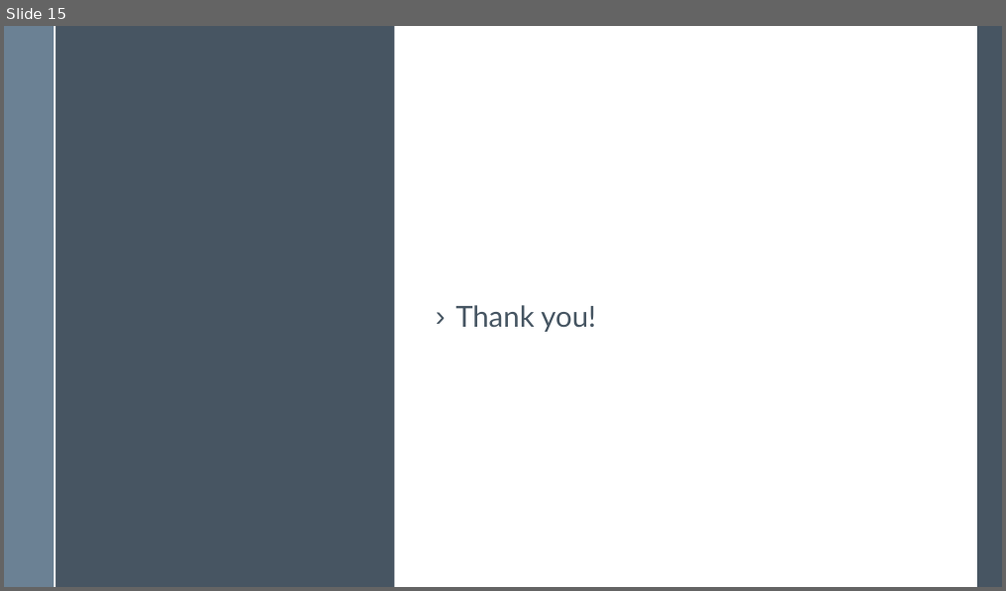
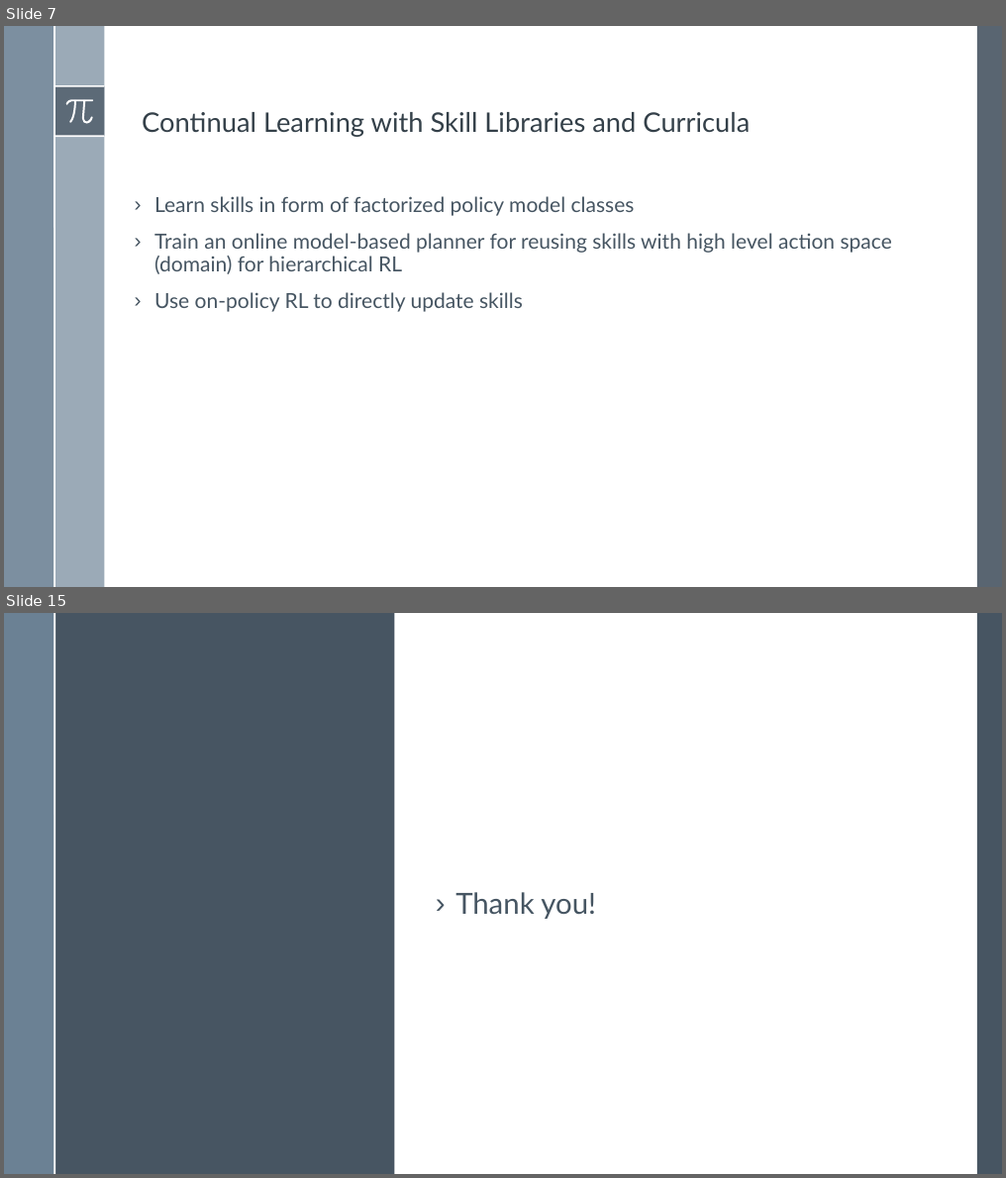
Before and after one commit to BardiaMojra/presentations, a slide deck: _01_template/presentation.odp. Shown one above the other, each under a label of ours: slide 15 before the commit, slides 7 and 15 after it; the slides between them are not shown. The pictures are 1006x591 and 1006x1178 pixels, drawn with LibreOffice and Linux fonts; fonts in the diff are those of the drawing. Boxes give left, top, right and bottom in pixels: in the first picture for what was removed or moved away, otherwise in the second. Text is boxed around its words. In the diff, an @@ line names an element or a change of style, - is before the commit and + after.

```diff
--- a/_01_template/presentation.odp
+++ b/_01_template/presentation.odp
@@ slide 7 added at <box>4,26,1002,587</box>, background #FFFFFF; not listed: 6 template elements that a slide beside it also shows @@
@@ rectangle added at <box>977,26,1002,587</box>, fill #475562 at 90% opacity @@
@@ freeform shape added at <box>66,99,94,123</box>, fill #FFFFFF @@
@@ text added at <box>142,112,749,137</box>, 26 pt, text #344049 @@
+Continual Learning with Skill Libraries and Curricula
@@ text added at <box>154,196,892,312</box>, 20 pt, text #465562 @@
+› Learn skills in form of factorized policy model classes
+› Train an online model-based planner for reusing skills with high level action space (domain) for hierarchical RL
+› Use on-policy RL to directly update skills
```
Also in this commit, not shown: 13 other slides added, 14 slides removed, 34 other files.
